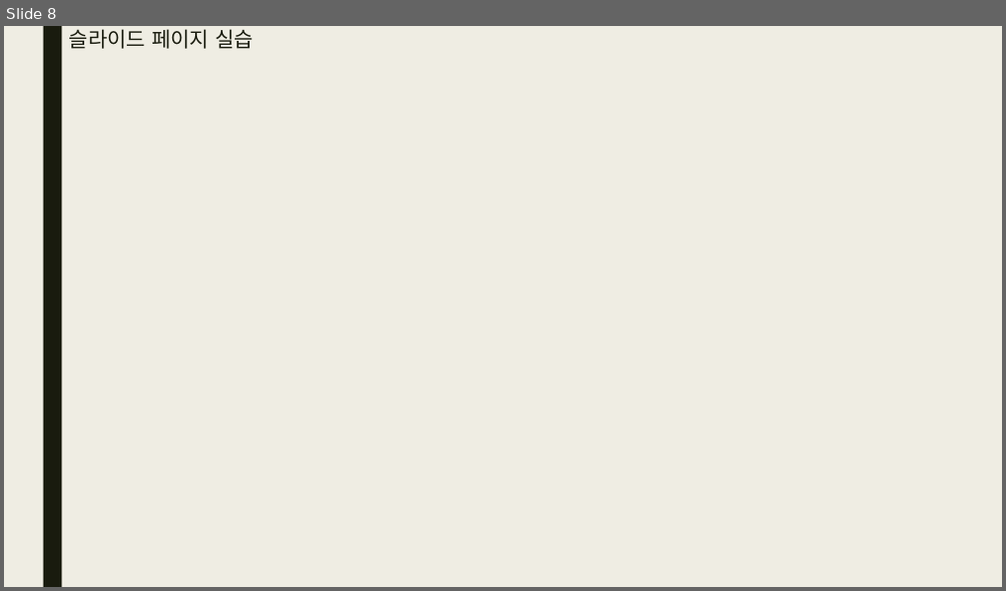
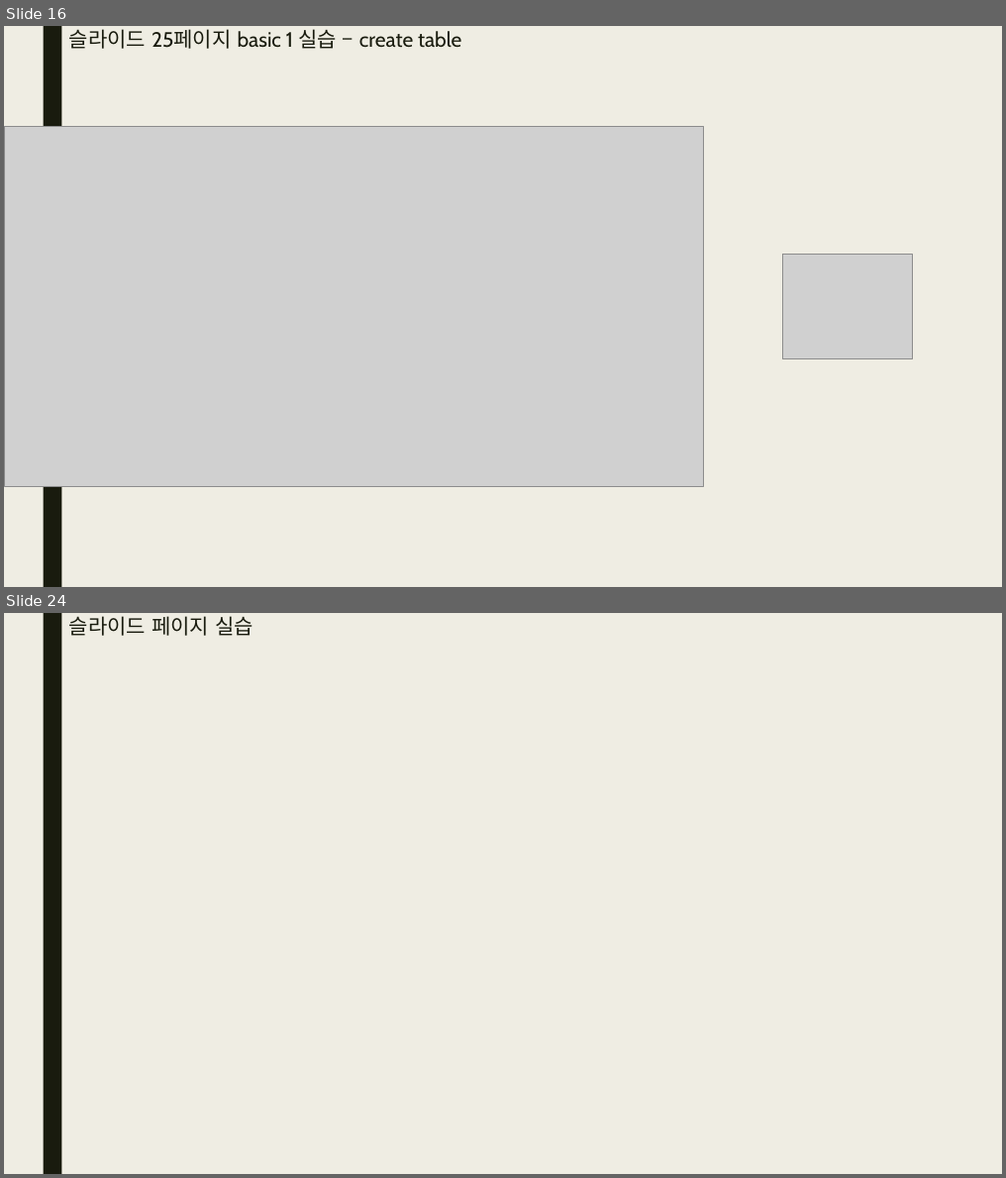
Before and after one commit to bino0130/politec-database, a slide deck: 데이터베이스프로그래밍 과제/20230509 데이터베이스 2강 과제.pptx. Shown one above the other, each under a label of ours: slide 8 before the commit, slides 16 and 24 after it; the slides between them are not shown. The pictures are 1006x591 and 1006x1178 pixels, drawn with LibreOffice and Linux fonts; fonts in the diff are those of the drawing; grey boxes stand for pictures. Boxes give left, top, right and bottom in pixels: in the first picture for what was removed or moved away, otherwise in the second. Text is boxed around its words. In the diff, an @@ line names an element or a change of style, - is before the commit and + after.

```diff
--- a/데이터베이스프로그래밍 과제/20230509 데이터베이스 2강 과제.pptx
+++ b/데이터베이스프로그래밍 과제/20230509 데이터베이스 2강 과제.pptx
@@ slide 16 added at [4,26,1002,587], background #EFEDE3; not listed: 1 template element that a slide beside it also shows @@
@@ title added at [69,29,461,49], 20 pt, text #191B0E @@
+슬라이드 25페이지 basic 1 실습 – create table
@@ picture added at [4,126,704,486] @@
@@ picture added at [783,255,913,360] @@
@@ what was slide 8 is now slide 24 @@
```
Also in this commit, not shown: 6 slides changed, 17 other slides added.
